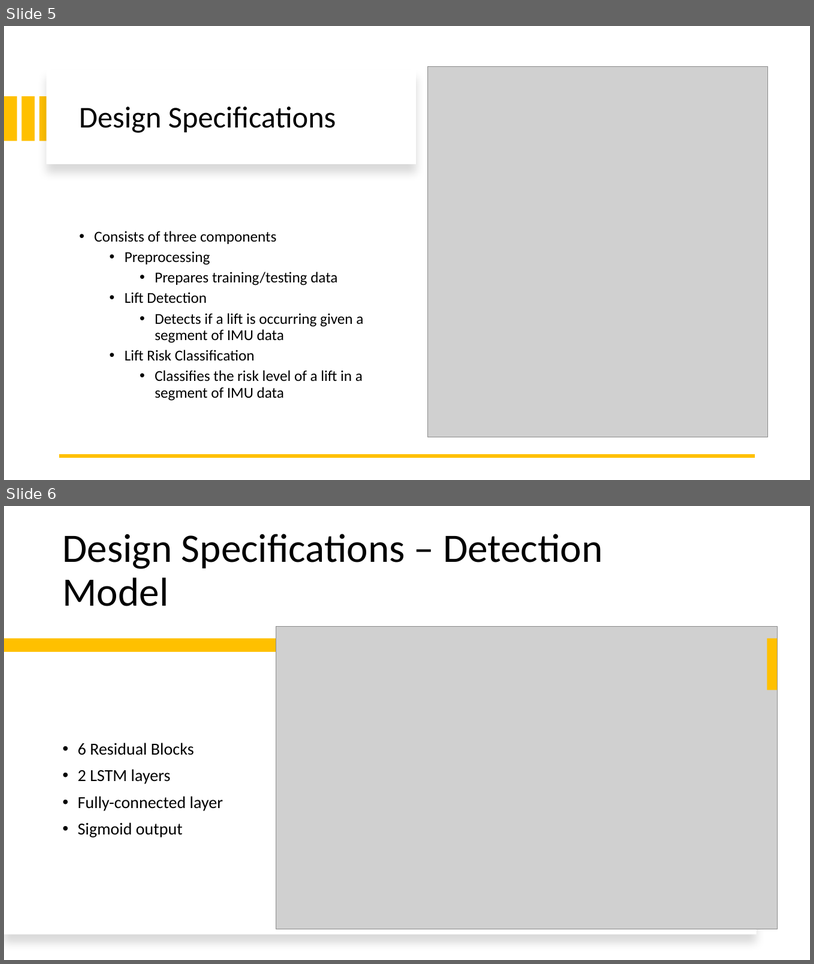
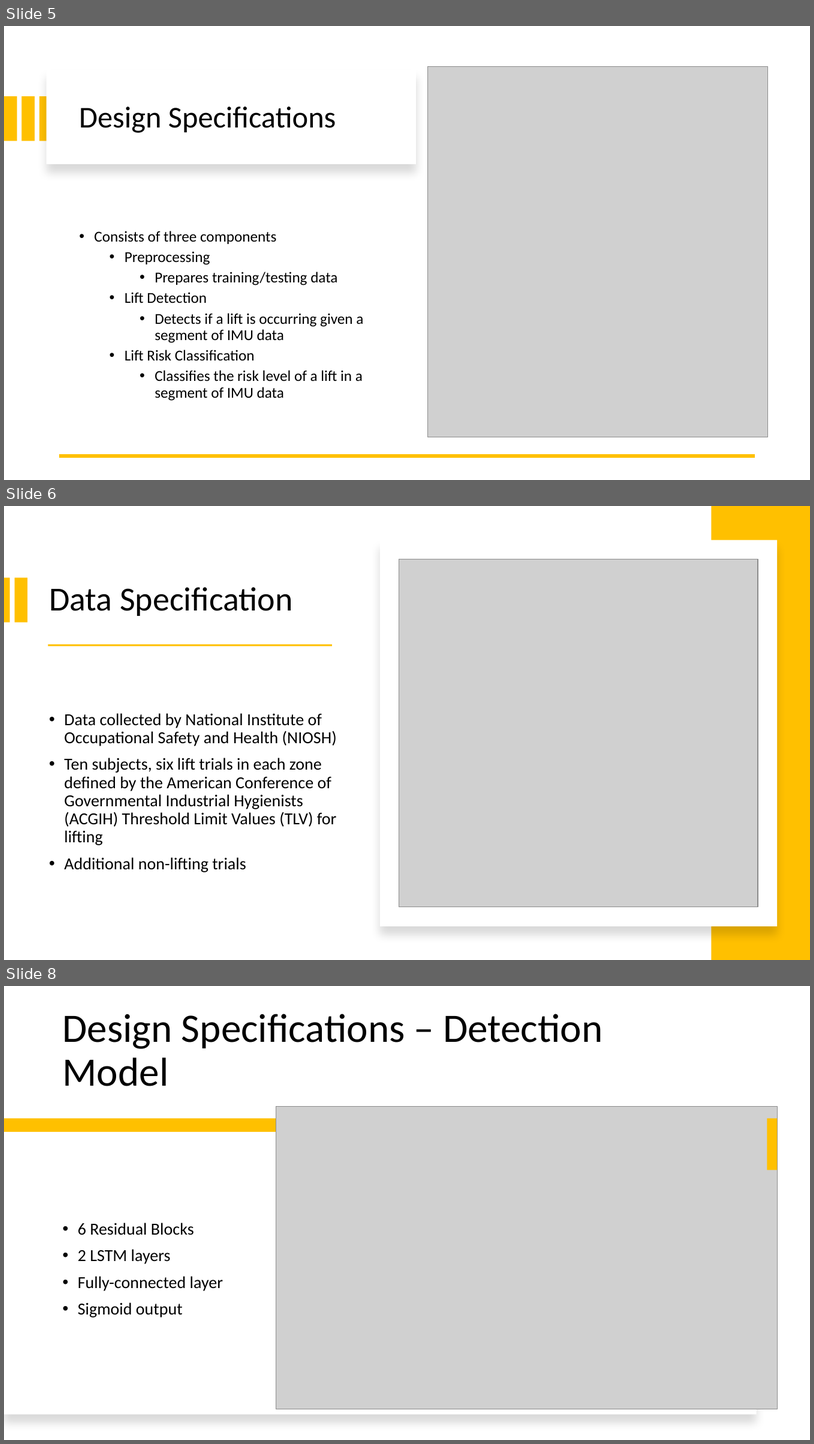
Before and after one commit to brennan-thomas/lift-risk, a slide deck: presentations/final.pptx. Shown one above the other, each under a label of ours: slides 5 and 6 before the commit, slides 5, 6 and 8 after it; the slides between them are not shown. The pictures are 814x964 and 814x1444 pixels, drawn with LibreOffice and Linux fonts; fonts in the diff are those of the drawing; grey boxes stand for pictures. Boxes give left, top, right and bottom in pixels: in the first picture for what was removed or moved away, otherwise in the second. Text is boxed around its words. In the diff, an @@ line names an element or a change of style, - is before the commit and + after.

```diff
--- a/presentations/final.pptx
+++ b/presentations/final.pptx
@@ slide 6 added at (4,506,810,960), background #FFFFFF @@
@@ rectangle added at (712,506,810,960), fill #FFC000 @@
@@ rectangle added at (380,540,778,926), fill #FFFFFF @@
@@ picture added at (399,559,758,906) @@
@@ rectangle added at (4,577,10,622), fill #FFC000 @@
@@ rectangle added at (14,577,27,622), fill #FFC000 @@
@@ title added at (49,587,293,616), 40 pt, text #000000 @@
+Data Specification
@@ rectangle added at (48,645,332,646), fill #FFC000 @@
@@ text added at (64,713,337,872), 20 pt, text #000000 @@
+• Data collected by National Institute of Occupational Safety and Health (NIOSH)
+• Ten subjects, six lift trials in each zone defined by the American Conference of Governmental Industrial Hygienists (ACGIH) Threshold Limit Values (TLV) for lifting
+• Additional non-lifting trials
@@ what was slide 6 is now slide 8 @@
```
Also in this commit, not shown: 4 slides changed, 3 other slides added, 1 slide removed, 11 other files.
